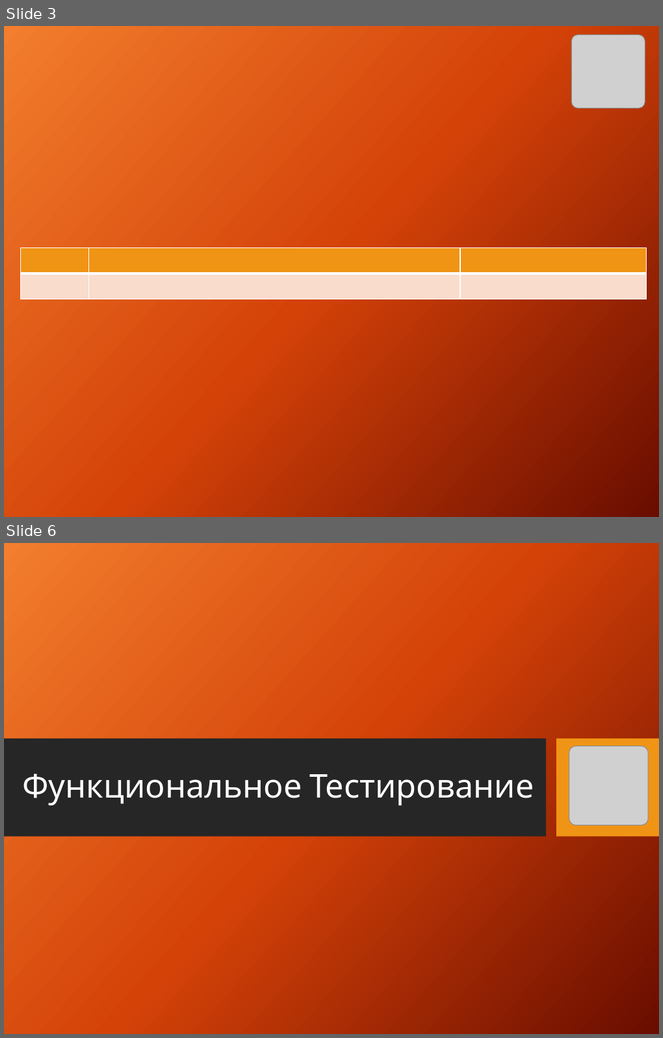
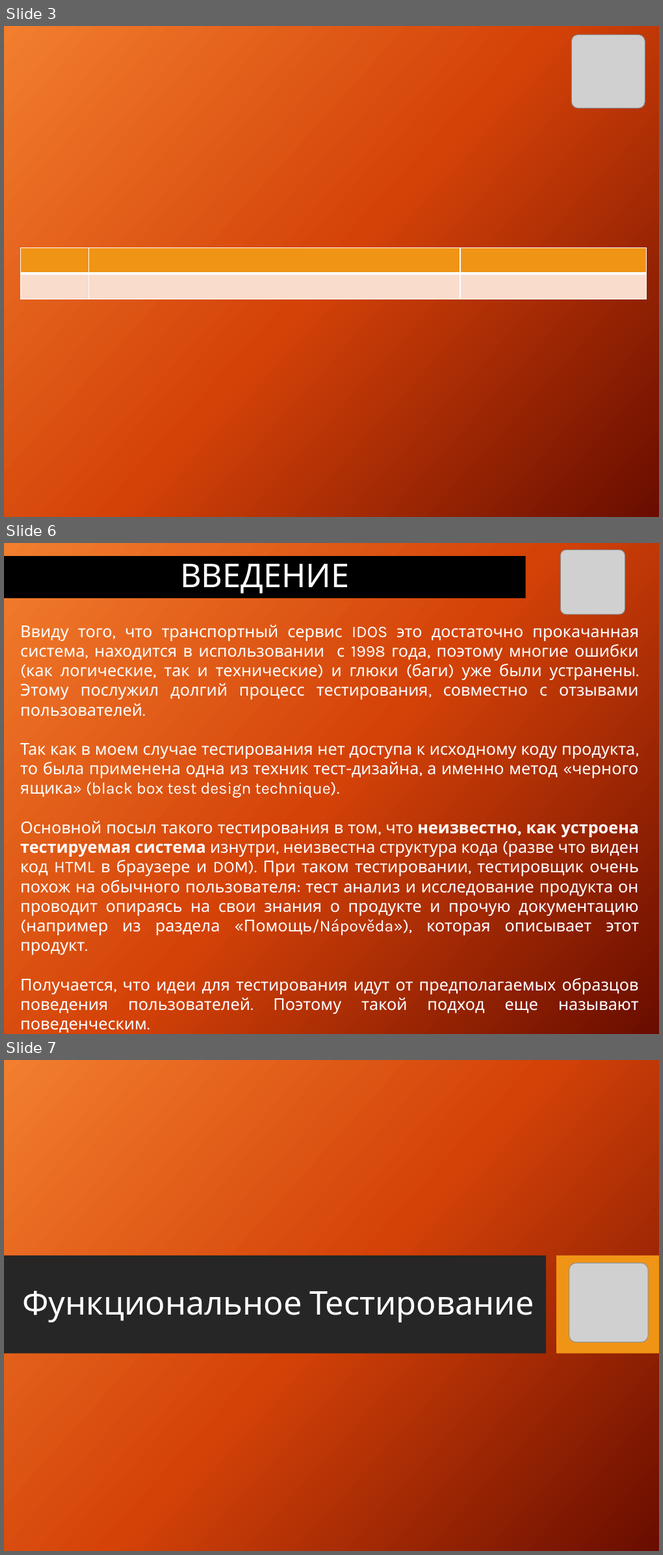
Before and after one commit to AlexDotu/Final_Project_ITStep, a slide deck: IDOS_TestProject_Dotu_Alexandr.pptx. Shown one above the other, each under a label of ours: slides 3 and 6 before the commit, slides 3, 6 and 7 after it; the slides between them are not shown. The pictures are 663x1038 and 663x1555 pixels, drawn with LibreOffice and Linux fonts; fonts in the diff are those of the drawing; grey boxes stand for pictures; background and template pictures are left out. Boxes give left, top, right and bottom in pixels: in the first picture for what was removed or moved away, otherwise in the second. Text is boxed around its words. In the diff, an @@ line names an element or a change of style, - is before the commit and + after.

```diff
--- a/IDOS_TestProject_Dotu_Alexandr.pptx
+++ b/IDOS_TestProject_Dotu_Alexandr.pptx
@@ slide 6 added at (4,543,659,1034), background gradient #F18031 to #D54209 to #6A0D00 @@
@@ title added at (4,556,525,598), fill #000000, 36 pt, text #FFFFFF @@
+ВВЕДЕНИЕ
@@ picture added at (560,549,625,615) @@
@@ text added at (20,625,639,1033), 18 pt, text #FFFFFF @@
+Ввиду того, что транспортный сервис IDOS это достаточно прокачанная система, находится в использовании с 1998 года, поэтому многие ошибки (как логические, так и технические) и глюки (баги) уже были устранены. Этому послужил долгий процесс тестирования, совместно с отзывами пользователей.
+Так как в моем случае тестирования нет доступа к исходному коду продукта, то была применена одна из техник тест-дизайна, а именно метод «черного ящика» (black box test design technique).
+Основной посыл такого тестирования в том, что неизвестно, как устроена тестируемая система изнутри, неизвестна структура кода (разве что виден код HTML в браузере и DOM). При таком тестировании, тестировщик очень похож на обычного пользователя: тест анализ и исследование продукта он проводит опираясь на свои знания о продукте и прочую документацию (например из раздела «Помощь/Nápověda»), которая описывает этот продукт.
+Получается, что идеи для тестирования идут от предполагаемых образцов поведения пользователей. Поэтому такой подход еще называют поведенческим.
+Т.е. нет возможности сравнить необходимый результат с фактическим (что собственно и является процессом тестирования).
@@ what was slide 6 is now slide 7 @@
```
Also in this commit, not shown: 3 slides changed, 1 other slide added.
